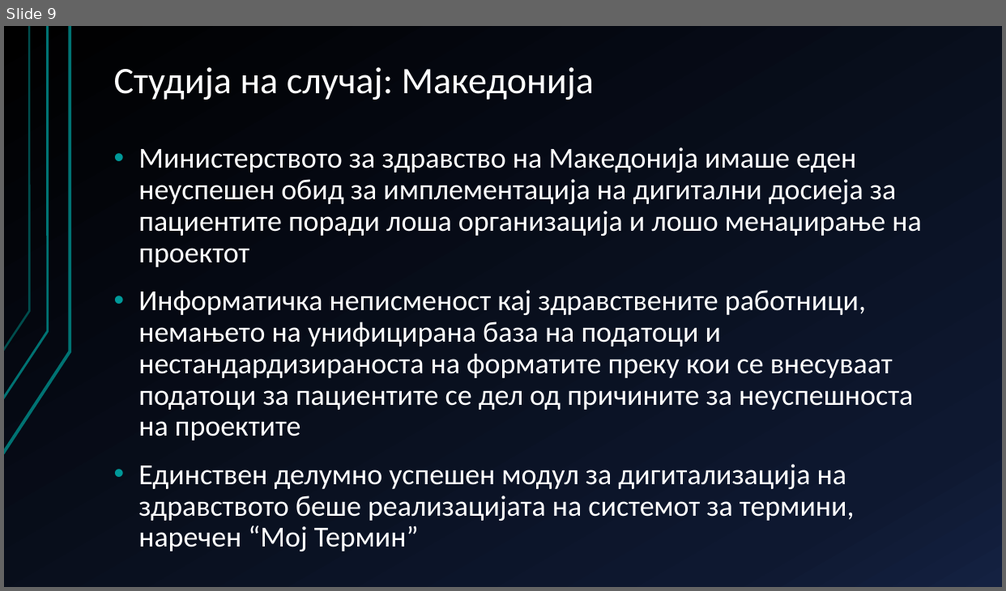
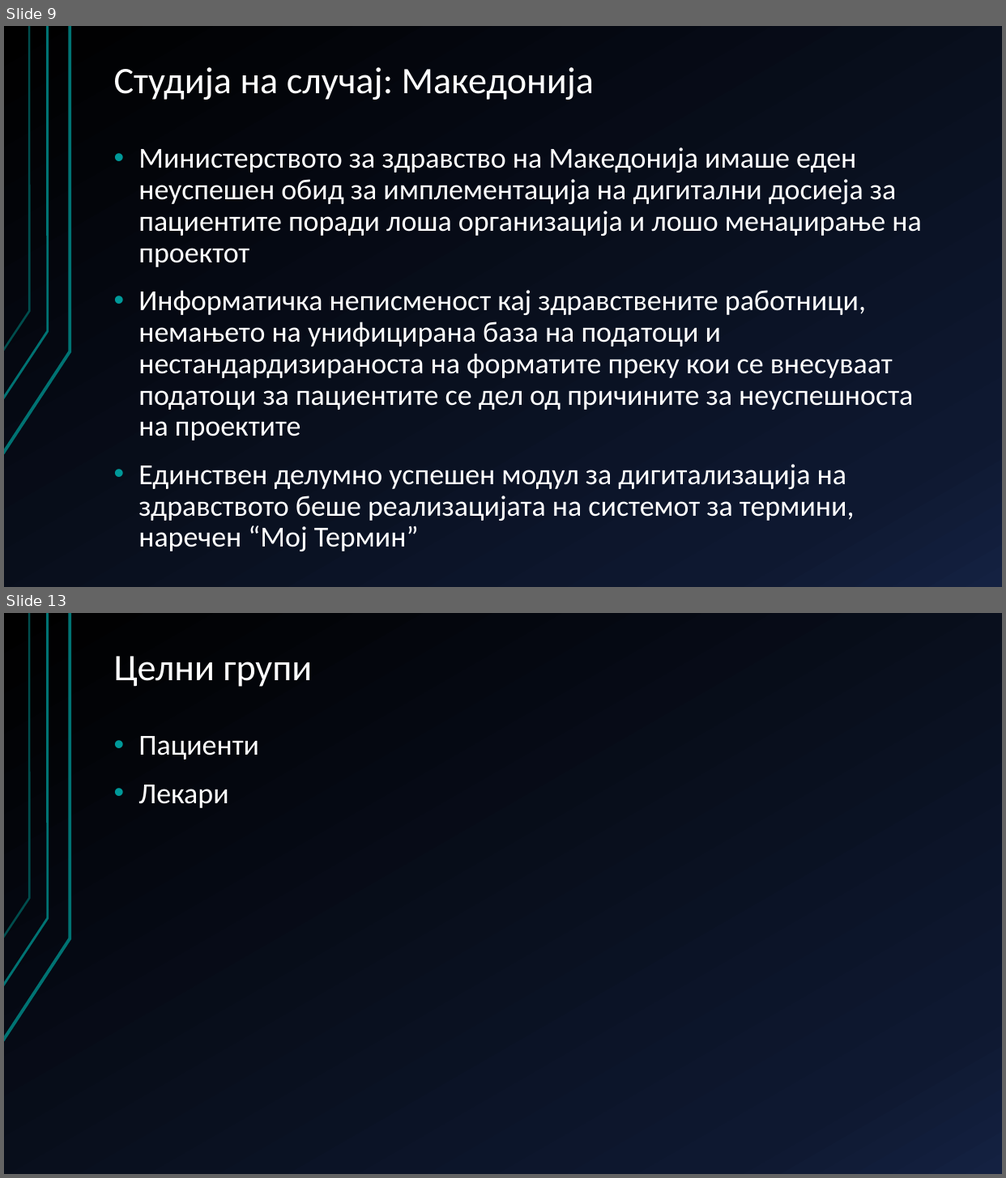
Before and after one commit to AlenDosev/Master, a slide deck: Master.pptx. Shown one above the other, each under a label of ours: slide 9 before the commit, slides 9 and 13 after it; the slides between them are not shown. The pictures are 1006x591 and 1006x1178 pixels, drawn with LibreOffice and Linux fonts; fonts in the diff are those of the drawing. Boxes give left, top, right and bottom in pixels: in the first picture for what was removed or moved away, otherwise in the second. Text is boxed around its words. In the diff, an @@ line names an element or a change of style, - is before the commit and + after.

```diff
--- a/Master.pptx
+++ b/Master.pptx
@@ slide 13 added at (4, 613, 1002, 1174), background gradient #000000 to #0F1931 to #142242; not listed: 3 template elements that a slide beside it also shows @@
@@ title added at (114, 656, 313, 687), 36 pt, text #FFFFFF @@
+Целни групи
@@ text added at (138, 736, 259, 808), 28 pt, text #FFFFFF @@
+• Пациенти
+• Лекари
```
Also in this commit, not shown: 1 slide changed, 7 other slides added, 8 slides removed, 1 other file.
